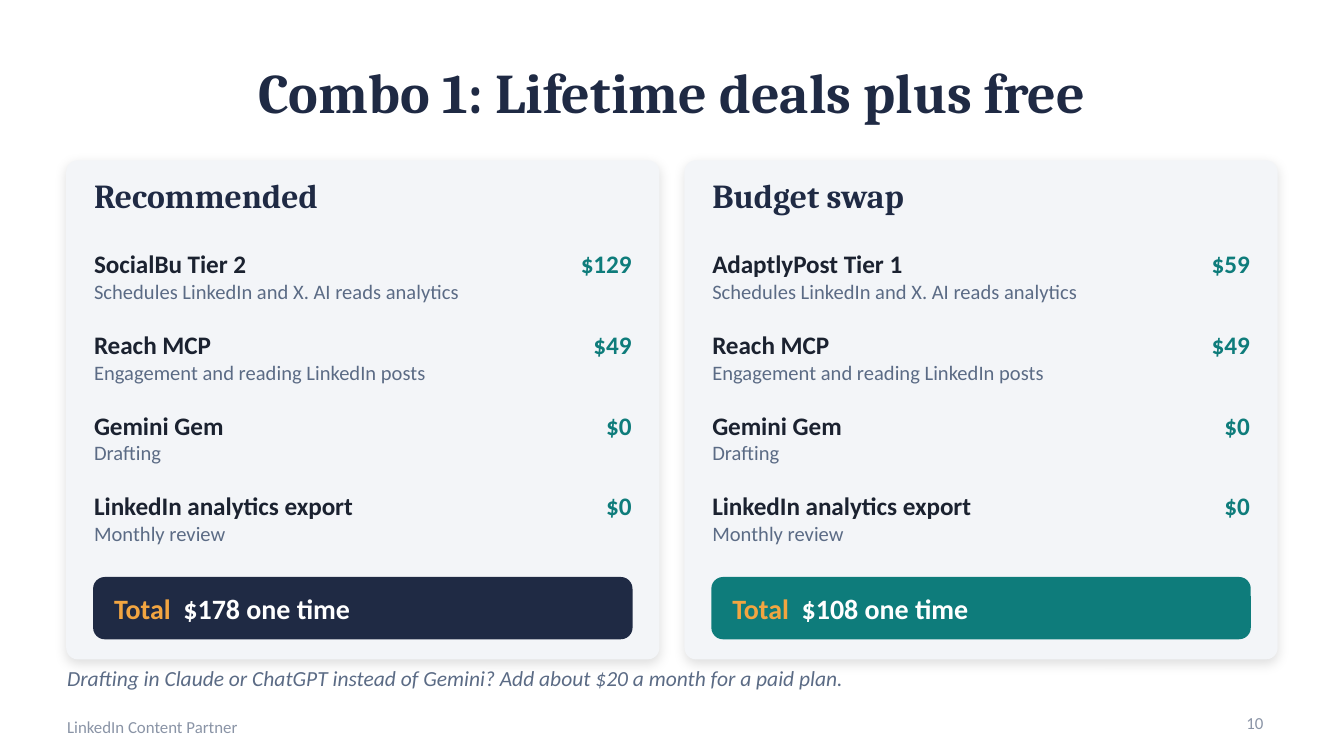
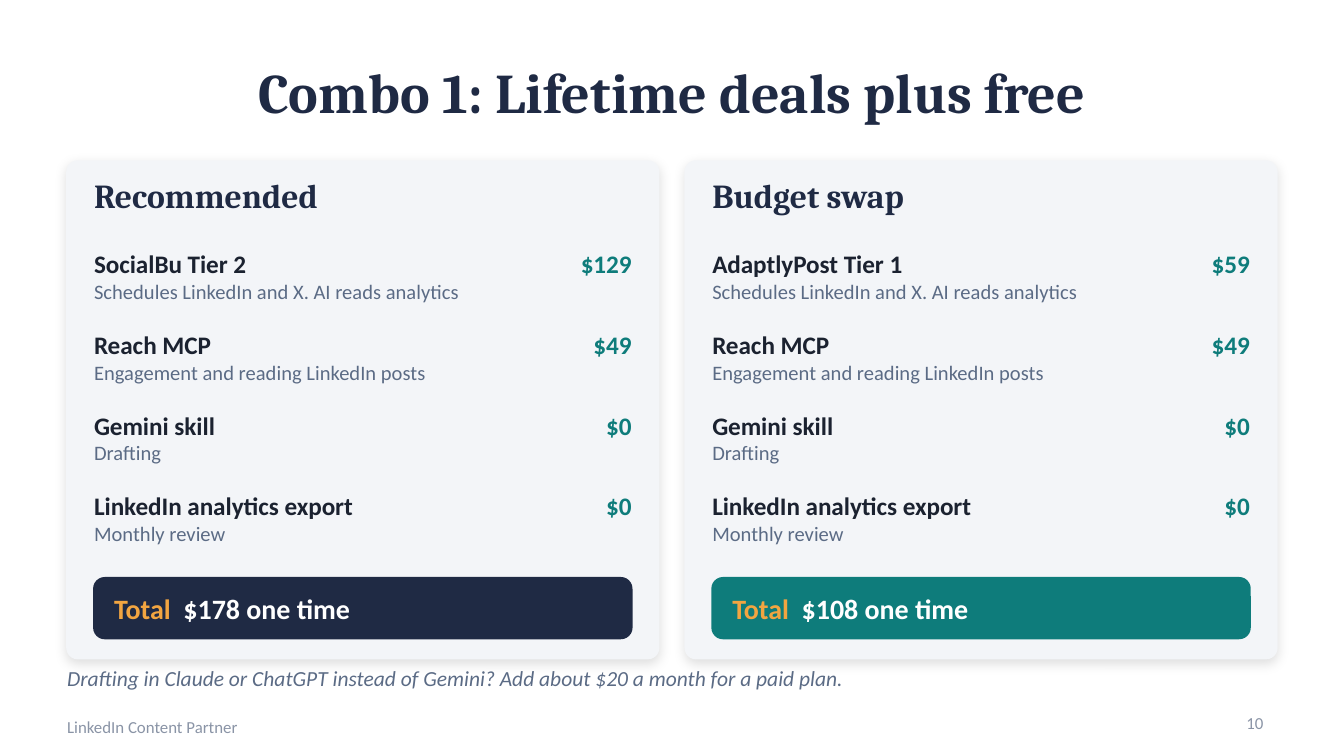
Before and after one commit to crystaljonespmp/LinkedIn-Content-Partner-Automation, a slide deck: slide 10 of PowerPoint/LinkedIn-Content-Partner-Automation-Slides.pptx. Drawn at 1344x756 pixels with LibreOffice and Linux fonts; fonts in the diff are those of the drawing. Boxes give left, top, right and bottom in pixels: in the first picture for what was removed or moved away, otherwise in the second. Text is boxed around its words. In the diff, an @@ line names an element or a change of style, - is before the commit and + after.

```diff
--- a/PowerPoint/LinkedIn-Content-Partner-Automation-Slides.pptx
+++ b/PowerPoint/LinkedIn-Content-Partner-Automation-Slides.pptx
@@ text at [94,417,215,435]: text changed @@
-Gemini Gem
+Gemini skill
@@ text at [712,417,834,435]: text changed @@
-Gemini Gem
+Gemini skill
```
Also in this commit, not shown: 2 other slides changed, 2 other files.
